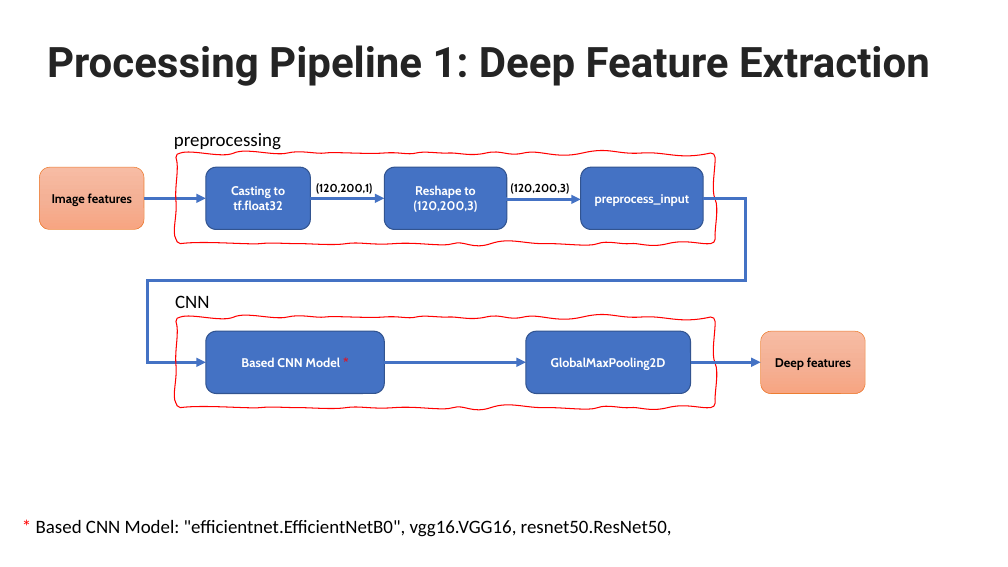
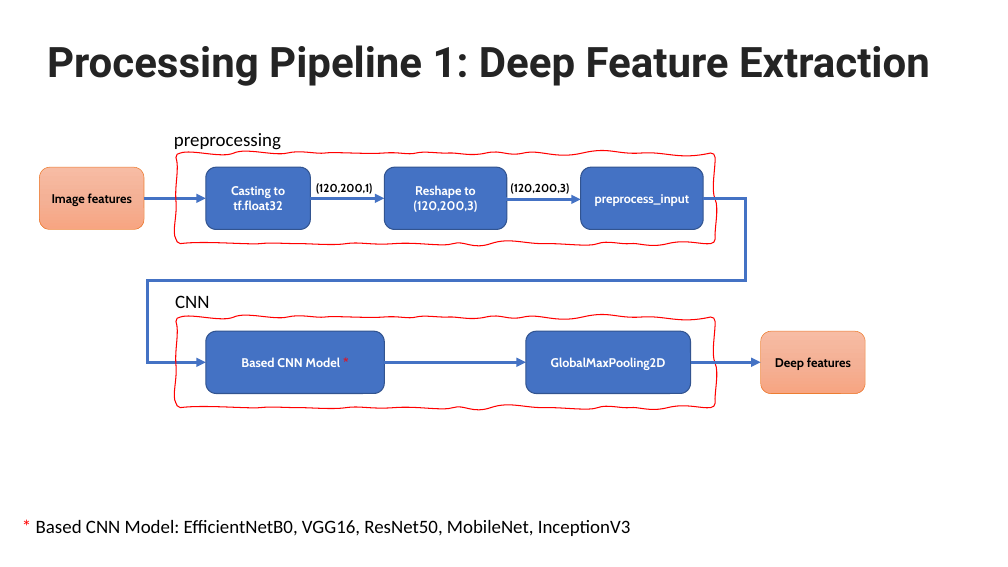
Before and after one commit to SKazemii/Worksheet, a slide deck: slide 4 of Manuscripts/Presentation - Deepfeatures.pptx (slide 3 before the commit). Drawn at 1008x567 pixels with LibreOffice and Linux fonts; fonts in the diff are those of the drawing. Boxes give left, top, right and bottom in pixels: in the first picture for what was removed or moved away, otherwise in the second. Text is boxed around its words. In the diff, an @@ line names an element or a change of style, - is before the commit and + after.

```diff
--- a/Manuscripts/Presentation - Deepfeatures.pptx
+++ b/Manuscripts/Presentation - Deepfeatures.pptx
@@ text at bbox=[36, 520, 631, 536]: text changed @@
-* Based CNN Model: "efficientnet.EfficientNetB0", vgg16.VGG16, resnet50.ResNet50,
+* Based CNN Model: EfficientNetB0, VGG16, ResNet50, MobileNet, InceptionV3
```
Also in this commit, not shown: 7 other slides changed, 6 slides added, 3 slides removed, 21 other files.
